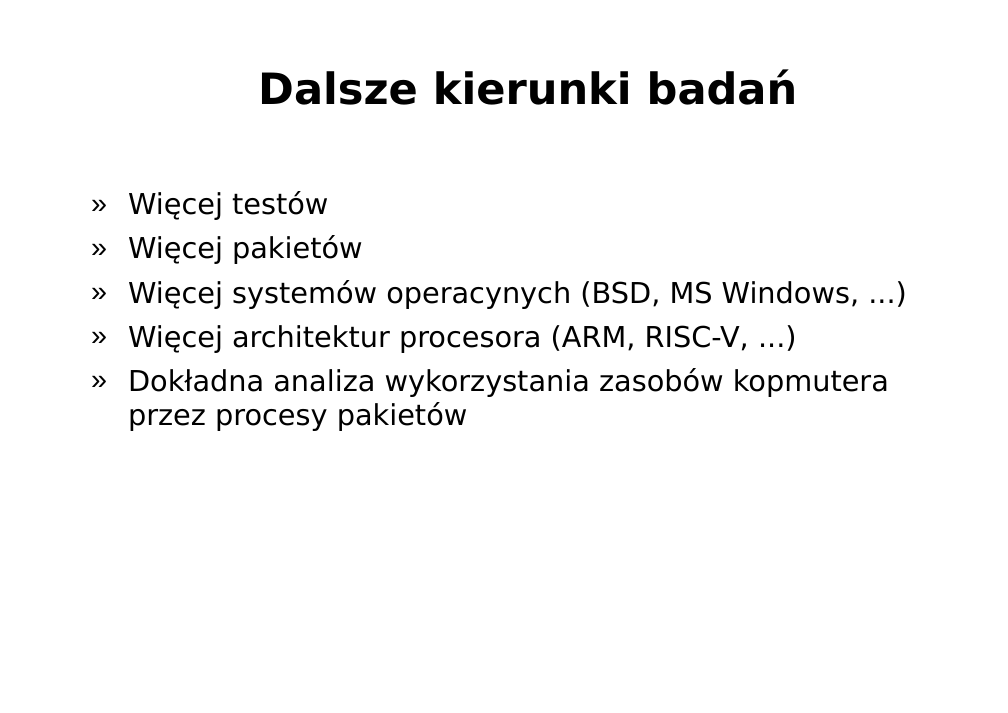
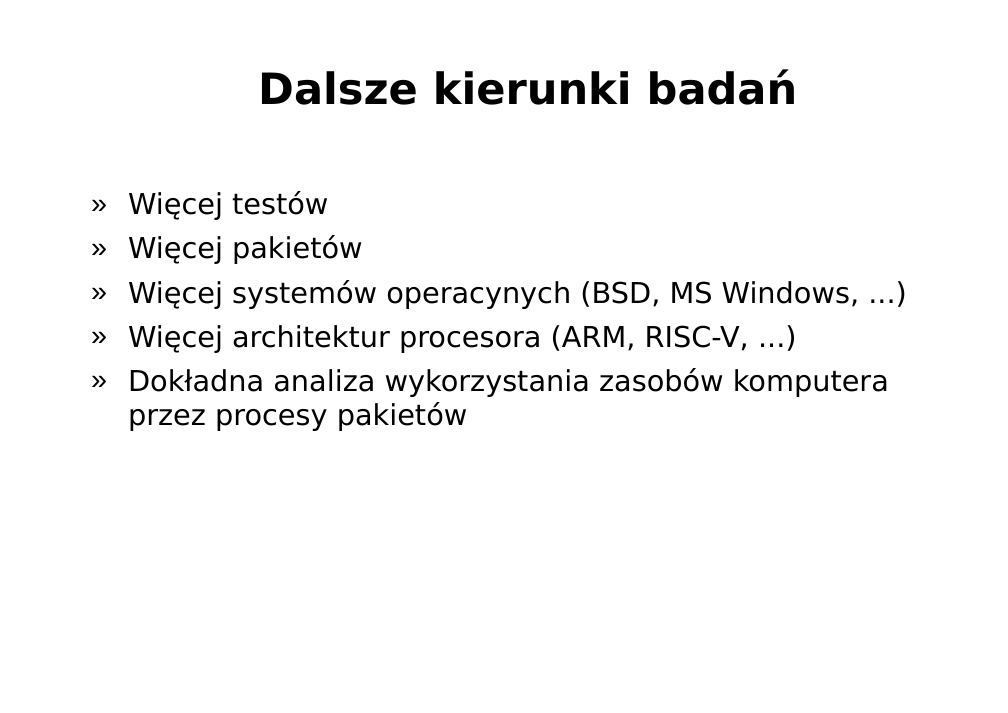
Before and after one commit to Ashymad/praca.inz, a slide deck: slide 13 of prez/prezentacja.odp (slide 12 before the commit). Drawn at 1008x713 pixels with LibreOffice and Linux fonts; fonts in the diff are those of the drawing; background and template pictures are left out. Boxes give left, top, right and bottom in pixels: in the first picture for what was removed or moved away, otherwise in the second. Text is boxed around its words. In the diff, an @@ line names an element or a change of style, - is before the commit and + after.

```diff
--- a/prez/prezentacja.odp
+++ b/prez/prezentacja.odp
@@ text at (128, 368, 889, 431): text changed @@
-» Dokładna analiza wykorzystania zasobów kopmutera przez procesy pakietów
+» Dokładna analiza wykorzystania zasobów komputera przez procesy pakietów
```
Also in this commit, not shown: 9 other slides changed, 3 slides added, 1 slide removed, 5 other files.
